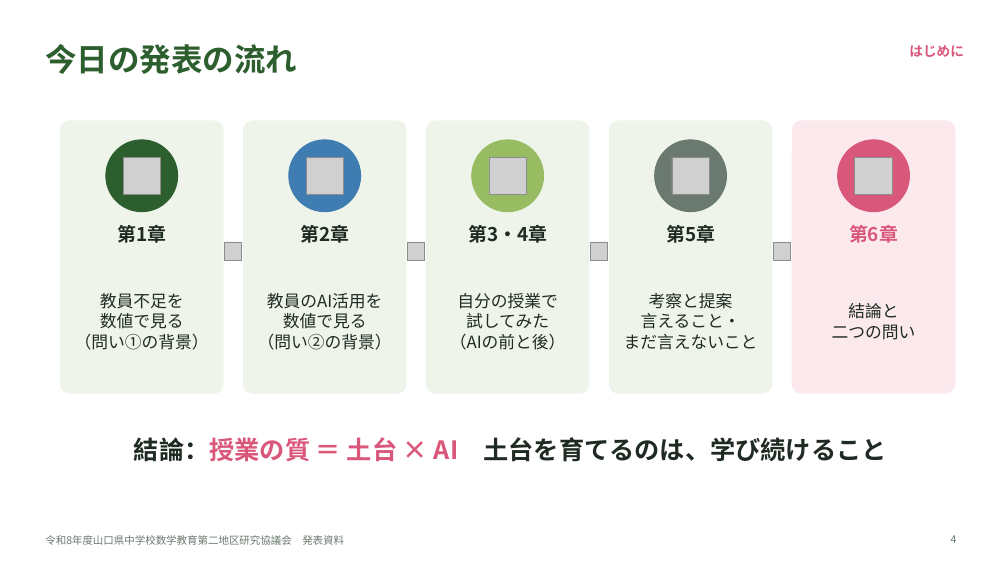
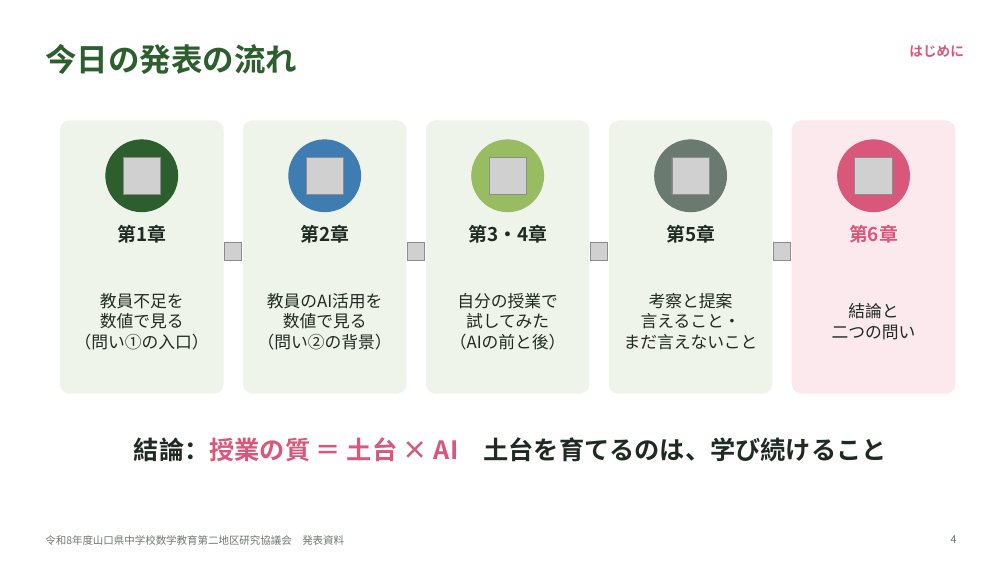
Before and after one commit to margiela14th-sudo/my-ai-project, a slide deck: slide 4 of 07_完成資料/県大会発表_生成AI授業再構築.pptx. Drawn at 1008x567 pixels with LibreOffice and Linux fonts; fonts in the diff are those of the drawing; grey boxes stand for pictures. Boxes give left, top, right and bottom in pixels: in the first picture for what was removed or moved away, otherwise in the second. Text is boxed around its words. In the diff, an @@ line names an element or a change of style, - is before the commit and + after.

```diff
--- a/07_完成資料/県大会発表_生成AI授業再構築.pptx
+++ b/07_完成資料/県大会発表_生成AI授業再構築.pptx
@@ text at (75,334,209,350): text changed @@
-（問い①の背景）
+（問い①の入口）
```
Also in this commit, not shown: 5 other slides changed, 1 slide added, 10 other files.
